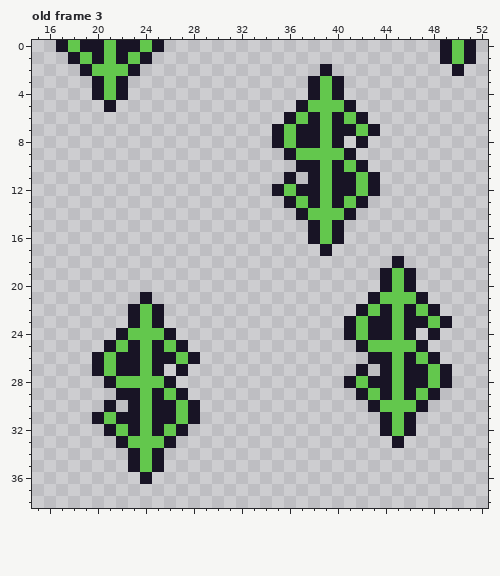
One commit to this pixel-art file: Assets/Sprites/Donations/MoneyVisualiser.aseprite. The picture above is the old version.
64x64 pixels, 6 frames. Shown: old frame 3: x 15..52, y 0..38. The commit also changed other frames, which this record leaves out.
The result:
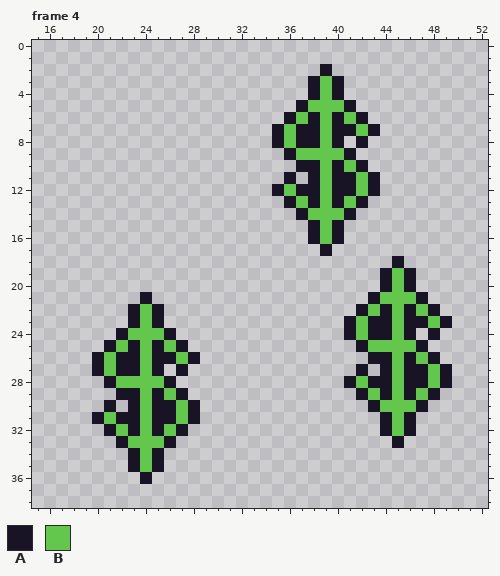
Palette (. is transparent): A #181425  B #63c74d
A new or re-ordered frame is compared with the old frame closest to it.
The edit:
frames re-ordered
Changed rows in their new state; - is an unchanged pixel.
Frame 4 against old frame 3:
first column x 17:
 0 .........-----------------------...
 1 -.......------------------------...
 2 --.....--------------------------.-
 3 ---...-----------------------------
 4 ---...-----------------------------
 5 ----.------------------------------
Where, in picture pixels (left, top, right, bottom), the same in both pictures:
erased: (56, 40, 164, 112)
erased: (440, 40, 476, 76)
